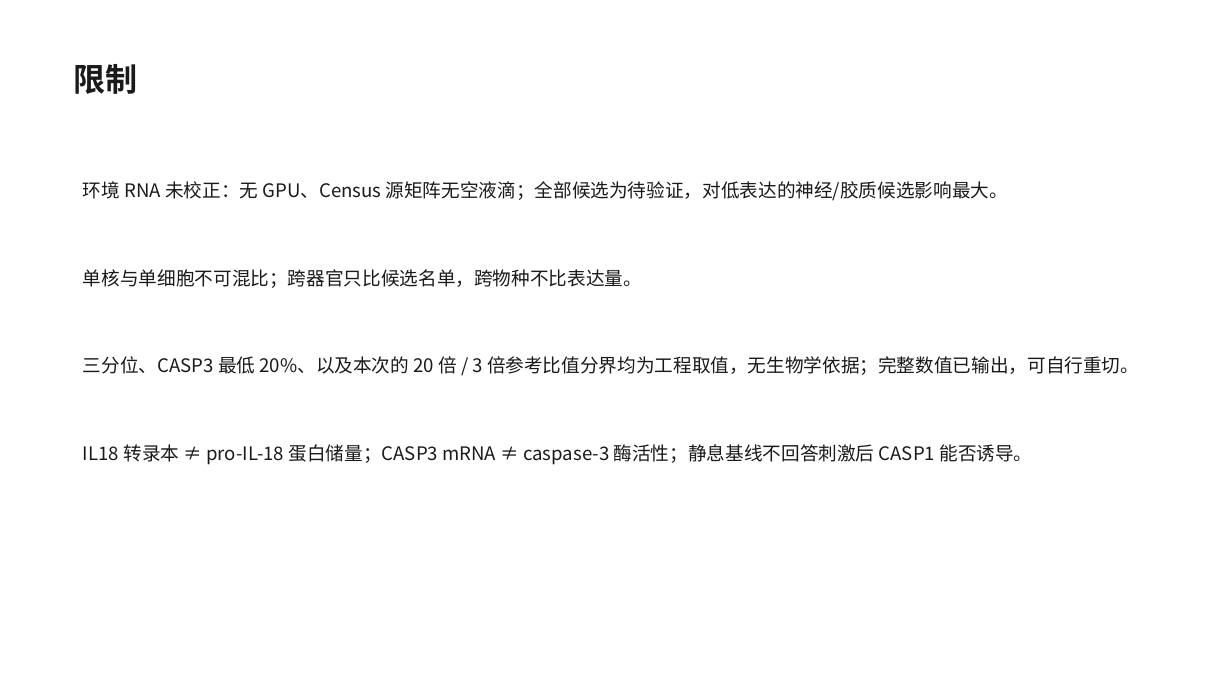
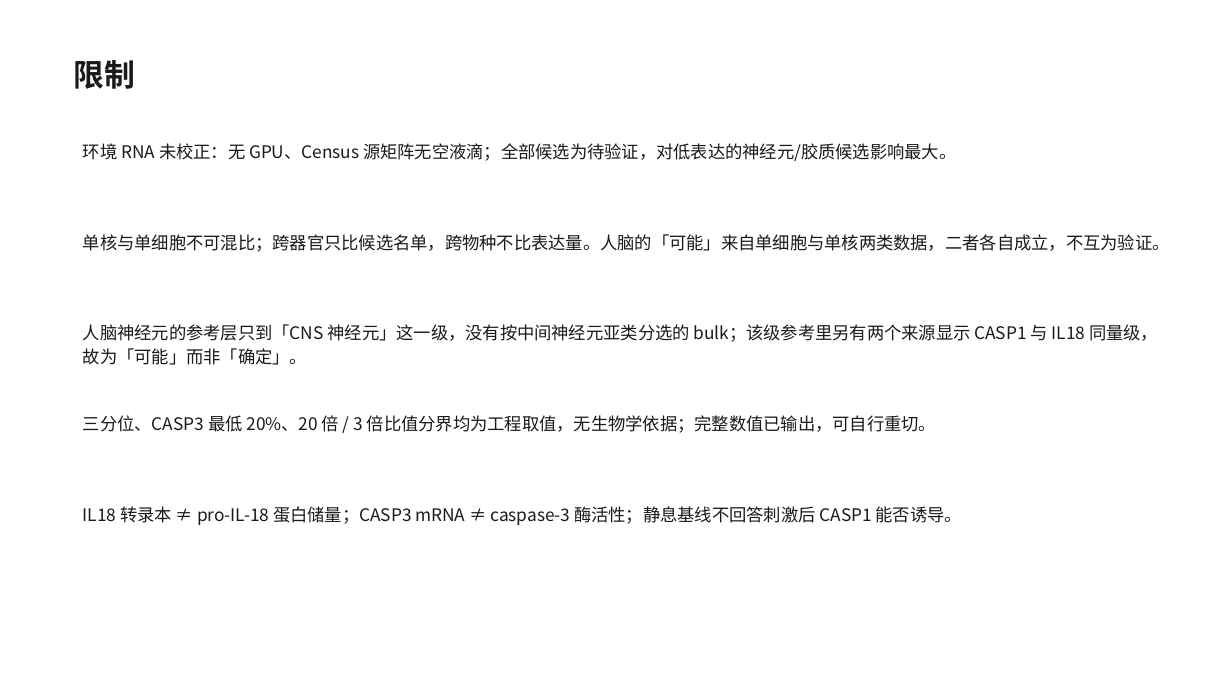
Before and after one commit to 7c96bzczcj-prog/aaa, a slide deck: slide 8 of il18_casp5organ/IL18_CASP_五器官筛选.pptx (slide 7 before the commit). Drawn at 1232x693 pixels with LibreOffice and Linux fonts; fonts in the diff are those of the drawing. Boxes give left, top, right and bottom in pixels: in the first picture for what was removed or moved away, otherwise in the second. Text is boxed around its words. In the diff, an @@ line names an element or a change of style, - is before the commit and + after.

```diff
--- a/il18_casp5organ/IL18_CASP_五器官筛选.pptx
+++ b/il18_casp5organ/IL18_CASP_五器官筛选.pptx
@@ text "限制" at [74,60,136,89]: size 25 to 24 pt @@
@@ text at [83,143,956,161]: text changed; size 14.5 to 13.5 pt @@
-环境 RNA 未校正：无 GPU、Census 源矩阵无空液滴；全部候选为待验证，对低表达的神经/胶质候选影响最大。
+环境 RNA 未校正：无 GPU、Census 源矩阵无空液滴；全部候选为待验证，对低表达的神经元/胶质候选影响最大。
@@ text at [83,234,1170,252]: text changed; size 14.5 to 13.5 pt @@
-单核与单细胞不可混比；跨器官只比候选名单，跨物种不比表达量。
+单核与单细胞不可混比；跨器官只比候选名单，跨物种不比表达量。人脑的「可能」来自单细胞与单核两类数据，二者各自成立，不互为验证。
@@ text added at [83,324,1158,365], 13.5 pt, text #1A1A1A @@
+人脑神经元的参考层只到「CNS 神经元」这一级，没有按中间神经元亚类分选的 bulk；该级参考里另有两个来源显示 CASP1 与 IL18 同量级，故为「可能」而非「确定」。
@@ text at [83,415,936,433]: text changed; size 14.5 to 13.5 pt @@
-三分位、CASP3 最低 20%、以及本次的 20 倍 / 3 倍参考比值分界均为工程取值，无生物学依据；完整数值已输出，可自行重切。
+三分位、CASP3 最低 20%、20 倍 / 3 倍比值分界均为工程取值，无生物学依据；完整数值已输出，可自行重切。
@@ text "IL18 转录本 ≠ pro-IL-18 蛋白储量；CASP3 ...": place and size @@
-text "IL18 转录本 ≠ pro-IL-18 蛋白储量；CASP3 ..." at [83,444,1032,465]
+text "IL18 转录本 ≠ pro-IL-18 蛋白储量；CASP3 ..." at [83,506,962,525]
@@ text "IL18 转录本 ≠ pro-IL-18 蛋白储量；CASP3 ..." at [83,506,962,525]: size 14.5 to 13.5 pt @@
```
Also in this commit, not shown: 5 other slides changed, 2 slides added, 1 slide removed, 19 other files.
